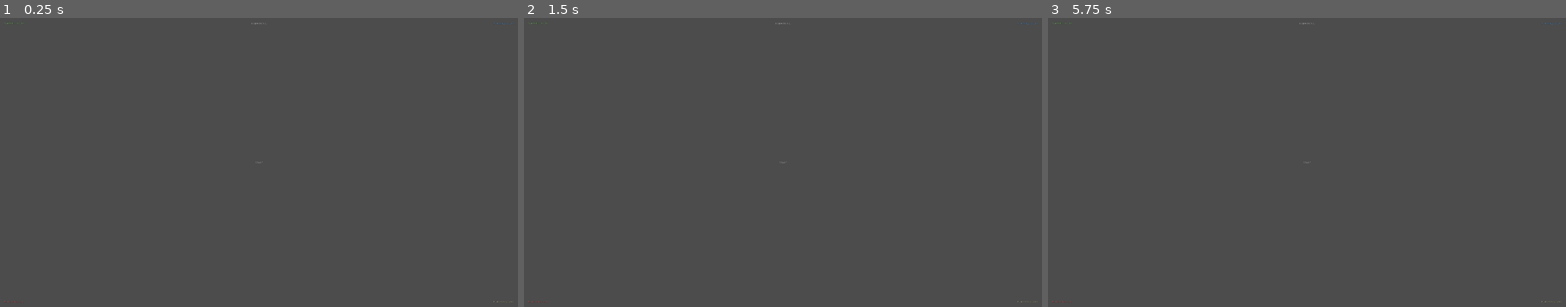
Above: before the commit, frames 1-3 (left to right).
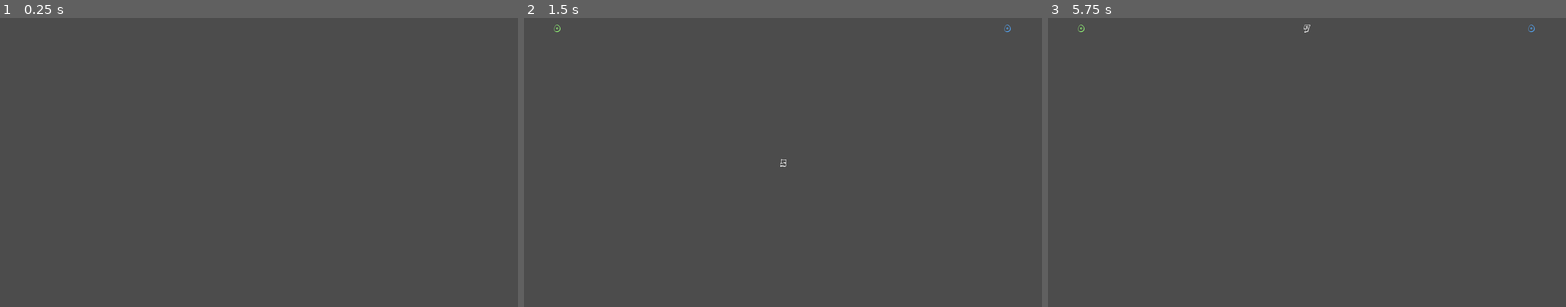
Above: after the commit, the same moments.

Repository: TeamAwesomeTOJam/ducks
Game: Godot game, scene res://Game.tscn
Same seed, same stepped clock (60 frames per second), same inputs: the game is played once before the commit and once after it.
Inputs:
- Up to frame 1 (0.25 s): no input
- Up to frame 2 (1.5 s): tap Enter at 0.5 s; hold Up (ui_up) 0.53-1.28 s; tap Space at 1.25 s
- Up to frame 3 (5.75 s): tap Enter at 2, 3.5 s; hold Up (ui_up) 2.03-3.53 s; tap Space at 2.75, 4.25 s

The runs differ from the first frame. In frame 1, less than 0.1% of the frame differs, in the area x 0-100%, y 1-99%; in frame 2, less than 0.1%; in frame 3, less than 0.1%.
Error before the commit: Parse Error: The identifier "MAX_GAME" isn't declared in the current scope. (res://Game.gd:24)

Commit message:
Added game loop

Diff:
--- a/Game.gd
+++ b/Game.gd
@@ -4,8 +4,9 @@
 var game_handle_time = null
 var time_remaining = 0.0
 
+var MAX_PLAYERS = 4
 var MAX_TIME_PRE_GAME = 5.0
-var MAX_TIME_GAME = 100.0
+var MAX_TIME_GAME = 10.0
 
 
 var IDLE = 'idle'
@@ -13,7 +14,30 @@
 var GAME = 'game'
 
 var state = null
-var number_of_players = 0
+var number_of_players = 2
+
+
+func pre_game():
+    $HUD.pre_game(number_of_players, MAX_TIME_PRE_GAME)
+    update_state(PRE_GAME)
+
+
+func start_game():
+    $HUD.start_game( MAX_TIME_GAME)
+    update_state(GAME)
+
+
+func end_game():
+    $HUD.end_game()
+    update_state(IDLE)
+
+
+func update_hud():
+    if state == PRE_GAME:
+        $HUD.update_time_pre_game(time_remaining)
+    elif state == GAME:
+        $HUD.update_time_game(time_remaining)
+
 
 func update_state(_state):
     if _state == IDLE:
@@ -21,34 +45,30 @@
     elif _state == PRE_GAME:
         time_remaining = MAX_TIME_PRE_GAME
     elif _state == GAME:
-        time_remaining = MAX_GAME
+        time_remaining = MAX_TIME_GAME
 
     state = _state
 
-func handle_transition():
-    if state == PRE_GAME:
-        start_game()
-    elif state == GAME:
-        end_game()
 
+func update_time(delta):
+    if time_remaining > 0.0:
+        time_remaining = max(0.0, time_remaining - delta)
 
-func start_game():
-    $HUD.start_game(number_of_players, MAX_TIME_GAME)
-    state = GAME
-
-
-func end_game():
-    $HUD.end
-    state = IDLE
+        if time_remaining == 0.0:
+            if state == PRE_GAME:
+                start_game()
+            elif state == GAME:
+                end_game()
 
 
 func _ready():
-    state = IDLE
+    update_state(IDLE)
 
 
 func _process(delta):
-    if time_remaining > 0.0:
-        time_remaining = max(0.0, time_remaining - delta)
+    update_time(delta)
+    update_hud()
 
-        if time_temaining == 0.0:
-            handle_transition()
+    # TODO: REMOVE THIS AT SOME POINT, OR DON'T I'M NOT THE BOSS OF YOU.
+    if state == IDLE && Input.is_action_pressed('ui_up'):
+        pre_game()
--- a/Game.tscn
+++ b/Game.tscn
@@ -5,7 +5,7 @@
 [ext_resource path="res://Duck.tscn" type="PackedScene" id=3]
 [ext_resource path="res://HUD.tscn" type="PackedScene" id=4]
 
-[node name="Game" type="Node" index="0"]
+[node name="Game" type="Node"]
 
 script = ExtResource( 1 )
 _sections_unfolded = [ "Pause" ]
--- a/HUD.gd
+++ b/HUD.gd
@@ -8,27 +8,34 @@
     player_labels[player].text = str(score)
 
 
-func update_time_remaining(time_remaining):
-    $LabelTimeRemaining.text = str(time_remaining)
+func update_time_game(time_remaining):
+    $LabelTimeGame.text = str(floor(time_remaining))
 
 
-func update_time_start(time_start):
-    $LabelTimeStart.text = str(time_start)
+func update_time_pre_game(time_remaining):
+    $LabelTimePreGame.text = str(ceil(time_remaining))
 
 
-func start_game(number_of_players, time_remaining):
-    for player in range(MAX_PLAYERS):
+func pre_game(number_of_players, time_remaining):
+    for player in range(1, MAX_PLAYERS + 1):
         update_player_score(player, 0)
-        if i < number_of_players:
+        if player <= number_of_players:
             player_labels[player].show()
         else:
             player_labels[player].hide()
 
-    update_time_remaining(time_remaining)
+    $LabelTimePreGame.show()
+    update_time_pre_game(time_remaining)
+
+
+func start_game(time_remaining):
+    $LabelTimePreGame.hide()
+    $LabelTimeGame.show()
+    update_time_game(time_remaining)
 
 
 func end_game():
-    $LabelTimeRemaining.hide()
+    $LabelTimeGame.hide()
 
 
 func _ready():
@@ -39,7 +46,9 @@
         4: $LabelPlayer4,
     }
 
-
     for label in player_labels.values():
         label.text = "0"
         label.hide()
+
+        $LabelTimeGame.hide()
+        $LabelTimePreGame.hide()
--- a/HUD.tscn
+++ b/HUD.tscn
@@ -1,6 +1,15 @@
-[gd_scene load_steps=2 format=2]
+[gd_scene load_steps=4 format=2]
 
 [ext_resource path="res://HUD.gd" type="Script" id=1]
+[ext_resource path="res://Freight Train Gangsta.ttf" type="DynamicFontData" id=2]
+
+[sub_resource type="DynamicFont" id=1]
+
+size = 50
+use_mipmaps = false
+use_filter = false
+font_data = ExtResource( 2 )
+_sections_unfolded = [ "Font", "Font/fallback", "Settings" ]
 
 [node name="HUD" type="CanvasLayer" index="0"]
 
@@ -17,16 +26,15 @@
 anchor_top = 0.0
 anchor_right = 0.0
 anchor_bottom = 0.0
-margin_left = -1.0
-margin_top = -1.0
-margin_right = 199.0
-margin_bottom = 99.0
+margin_right = 386.0
+margin_bottom = 150.0
 rect_pivot_offset = Vector2( 0, 0 )
 rect_clip_content = false
 mouse_filter = 2
 mouse_default_cursor_shape = 0
 size_flags_horizontal = 1
 size_flags_vertical = 4
+custom_fonts/font = SubResource( 1 )
 custom_colors/font_color = Color( 0.586274, 1, 0.47043, 1 )
 text = "PLAYER1 SCORE"
 align = 1
@@ -42,14 +50,15 @@
 anchor_top = 0.0
 anchor_right = 1.0
 anchor_bottom = 0.0
-margin_left = -200.0
-margin_bottom = 100.0
+margin_left = -393.0
+margin_bottom = 150.0
 rect_pivot_offset = Vector2( 0, 0 )
 rect_clip_content = false
 mouse_filter = 2
 mouse_default_cursor_shape = 0
 size_flags_horizontal = 1
 size_flags_vertical = 4
+custom_fonts/font = SubResource( 1 )
 custom_colors/font_color = Color( 0.327957, 0.669229, 1, 1 )
 text = "PLAYER2 SCORE"
 align = 1
@@ -65,14 +74,15 @@
 anchor_top = 1.0
 anchor_right = 0.0
 anchor_bottom = 1.0
-margin_top = -100.0
-margin_right = 200.0
+margin_top = -150.0
+margin_right = 394.0
 rect_pivot_offset = Vector2( 0, 0 )
 rect_clip_content = false
 mouse_filter = 2
 mouse_default_cursor_shape = 0
 size_flags_horizontal = 1
 size_flags_vertical = 4
+custom_fonts/font = SubResource( 1 )
 custom_colors/font_color = Color( 1, 0.357527, 0.357527, 1 )
 text = "PLAYER3 SCORE"
 align = 1
@@ -88,15 +98,15 @@
 anchor_top = 1.0
 anchor_right = 1.0
 anchor_bottom = 1.0
-margin_left = -201.0
-margin_top = -100.0
-margin_right = -1.0
+margin_left = -392.0
+margin_top = -150.0
 rect_pivot_offset = Vector2( 0, 0 )
 rect_clip_content = false
 mouse_filter = 2
 mouse_default_cursor_shape = 0
 size_flags_horizontal = 1
 size_flags_vertical = 4
+custom_fonts/font = SubResource( 1 )
 custom_colors/font_color = Color( 0.90625, 0.837961, 0.57006, 1 )
 text = "PLAYER4 SCORE"
 align = 1
@@ -106,7 +116,7 @@
 max_lines_visible = -1
 _sections_unfolded = [ "custom_colors" ]
 
-[node name="LabelTimeRemaining" type="Label" parent="." index="4"]
+[node name="LabelTimeGame" type="Label" parent="." index="4"]
 
 anchor_left = 0.5
 anchor_top = 0.0
@@ -114,37 +124,39 @@
 anchor_bottom = 0.0
 margin_left = -100.0
 margin_right = 100.0
-margin_bottom = 100.0
+margin_bottom = 150.0
 rect_pivot_offset = Vector2( 0, 0 )
 rect_clip_content = false
 mouse_filter = 2
 mouse_default_cursor_shape = 0
 size_flags_horizontal = 1
 size_flags_vertical = 4
-text = "REMAINING"
+custom_fonts/font = SubResource( 1 )
+text = "GAME"
 align = 1
 valign = 1
 percent_visible = 1.0
 lines_skipped = 0
 max_lines_visible = -1
 
-[node name="LabelTimeStart" type="Label" parent="." index="5"]
+[node name="LabelTimePreGame" type="Label" parent="." index="5"]
 
 anchor_left = 0.5
 anchor_top = 0.5
 anchor_right = 0.5
 anchor_bottom = 0.5
-margin_left = -100.0
-margin_top = -50.0
-margin_right = 100.0
-margin_bottom = 50.0
+margin_left = -120.5
+margin_top = -75.0
+margin_right = 120.5
+margin_bottom = 75.0
 rect_pivot_offset = Vector2( 0, 0 )
 rect_clip_content = false
 mouse_filter = 2
 mouse_default_cursor_shape = 0
 size_flags_horizontal = 1
 size_flags_vertical = 4
-text = "START"
+custom_fonts/font = SubResource( 1 )
+text = "PRE GAME"
 align = 1
 valign = 1
 percent_visible = 1.0
Binary file added: Freight Train Gangsta.ttf
